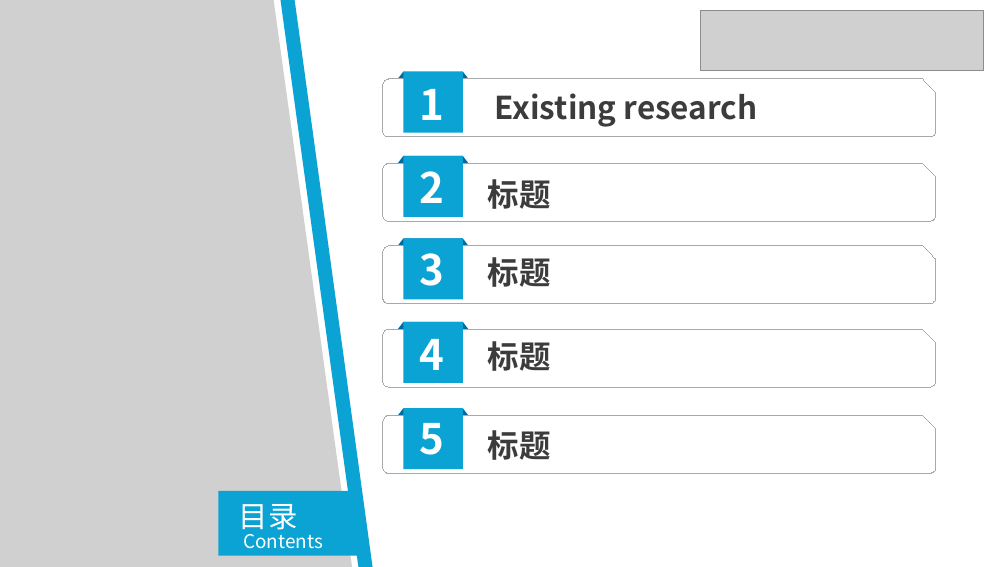
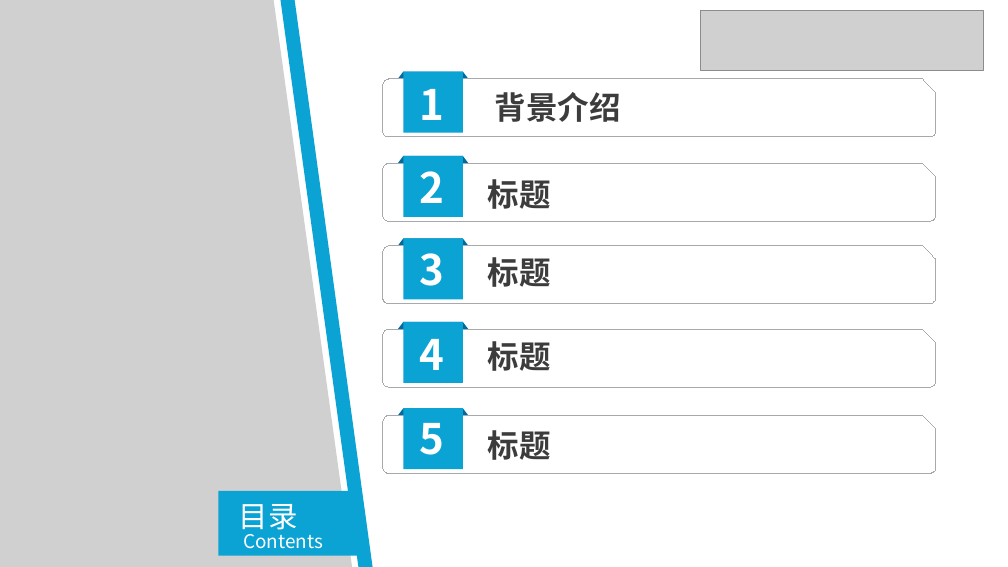
Before and after one commit to CRhapsody/Presentation_Slides, a slide deck: slide 2 of 神经网络修复工作进展.pptx. Drawn at 1008x567 pixels with LibreOffice and Linux fonts; fonts in the diff are those of the drawing; grey boxes stand for pictures. Boxes give left, top, right and bottom in pixels: in the first picture for what was removed or moved away, otherwise in the second. Text is boxed around its words. In the diff, an @@ line names an element or a change of style, - is before the commit and + after.

```diff
--- a/神经网络修复工作进展.pptx
+++ b/神经网络修复工作进展.pptx
@@ text at bbox=[495, 92, 621, 122]: text changed @@
-Existing research
+背景介绍
```
Also in this commit, not shown: 3 other slides changed, 2 slides added, 1 slide removed.
